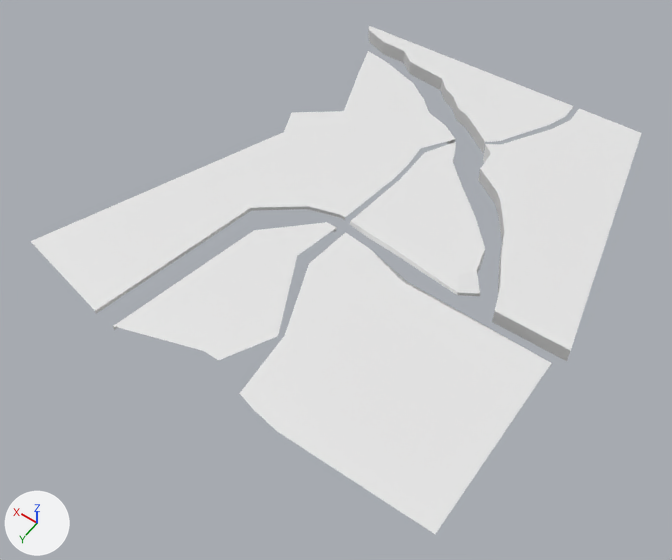
An edit to the FBX model Assets/Imported Items/Assets/Baseplate/Baseplate.FBX, drawn before and after from the same camera.
The view is the same before and after, from a 50 mm lens placed at (-153.0, 266.0, 314.0), pointed at (-2.0, 54.0, -19.0). Every picture has the same lights, and +X, +Y and +Z are marked at lower left. Where no turn or scale is listed for an object, it has been applied to the vertices.
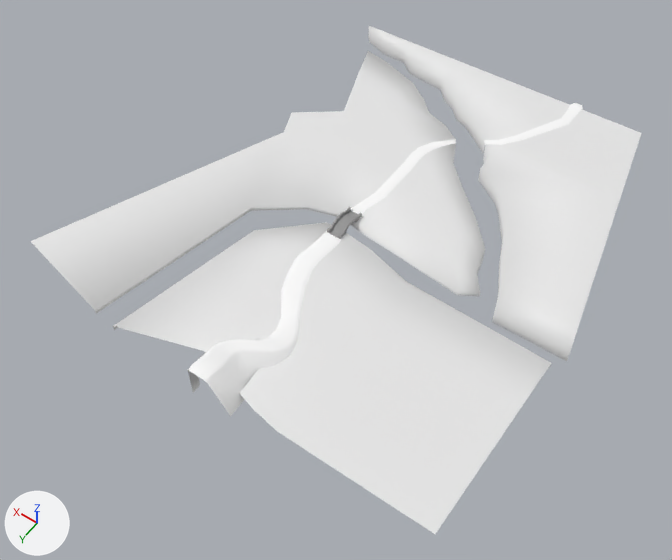
Diff of the bpy script that builds the scene:
```diff
--- a/Assets/Imported Items/Assets/Baseplate/Baseplate.FBX.py
+++ b/Assets/Imported Items/Assets/Baseplate/Baseplate.FBX.py
@@ mat_material__2 @@
+mat_material__2 = principled_material('Material #2')
+mat_material__2.base_color = (1.0, 1.0, 1.0)  # white #ffffff
+mat_material__2.roughness = 0.1
@@ mat_material__26 @@
+mat_material__26 = principled_material('Material #26')
+mat_material__26.base_color = (0.322, 0.322, 0.322)  # grey #9a9a9a
+mat_material__26.roughness = 0.1
@@ me_mesh @@
 me_mesh.from_pydata(...)  # 193 vertices, 122 faces; spans x -108.0..112.0, y -94.0..139.0, z -8.0..0.0
 # used by ob_object008; location = (0.0, 0.0, 0.0)
+# me_mesh part 1: edges marked sharp go from 62 to 0
@@ me_mesh_002 @@
+me_mesh_002.from_pydata(...)  # 68 vertices, 45 faces; spans x -47.1..9.3, y -95.4..33.1, z -0.4..0.4
+me_mesh_002.materials.append(mat_material__2)  # white #ffffff
@@ me_mesh_003 @@
+me_mesh_003.from_pydata(...)  # 798 vertices, 748 faces; spans x -3.7..3.7, y -9.3..9.3, z -2.9..2.1
+me_mesh_003.materials.append(mat_material__26)  # grey #9a9a9a
@@ me_mesh_1 @@
+me_mesh_1.from_pydata(...)  # 126 vertices, 100 faces; spans x -19.2..14.7, y 45.9..142.3, z -4.3..13.4
+me_mesh_1.materials.append(mat_material__2)  # white #ffffff
@@ ob_path_2 @@
+ob_path_2 = bpy.data.objects.new('Path_2', me_mesh_002)
+ob_path_2.location = (0.0, 0.0, 0.0)
@@ ob_bridge @@
+ob_bridge = bpy.data.objects.new('Bridge', me_mesh_003)
+ob_bridge.location = (5.2, 38.1, 1.8)
@@ ob_town_path @@
+ob_town_path = bpy.data.objects.new('Town_Path', me_mesh_1)
+ob_town_path.location = (0.0, 0.0, 0.0)
```

Boxes (x1, y1, x2, y2) around the edits, measured in the pictures (672 x 560 px):
'Town_Path', added
    after: (188, 231, 342, 416)
'Path_2', added
    after: (351, 103, 583, 219)
'Bridge', added
    after: (327, 207, 362, 239)
part 1 of me_mesh, shading changed
    both: (31, 26, 641, 534)
